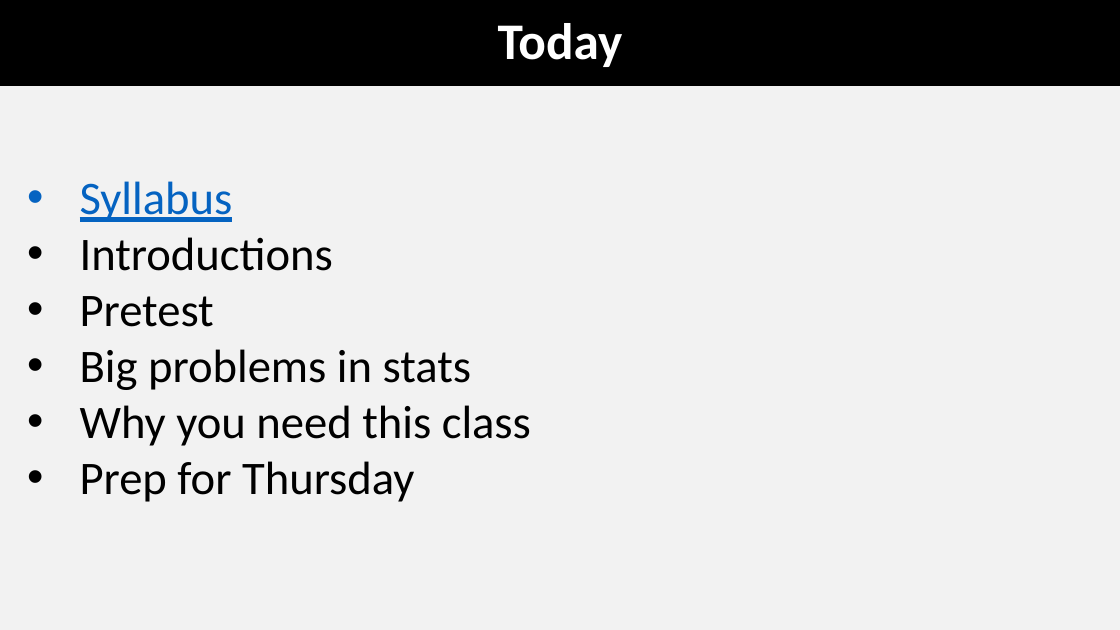
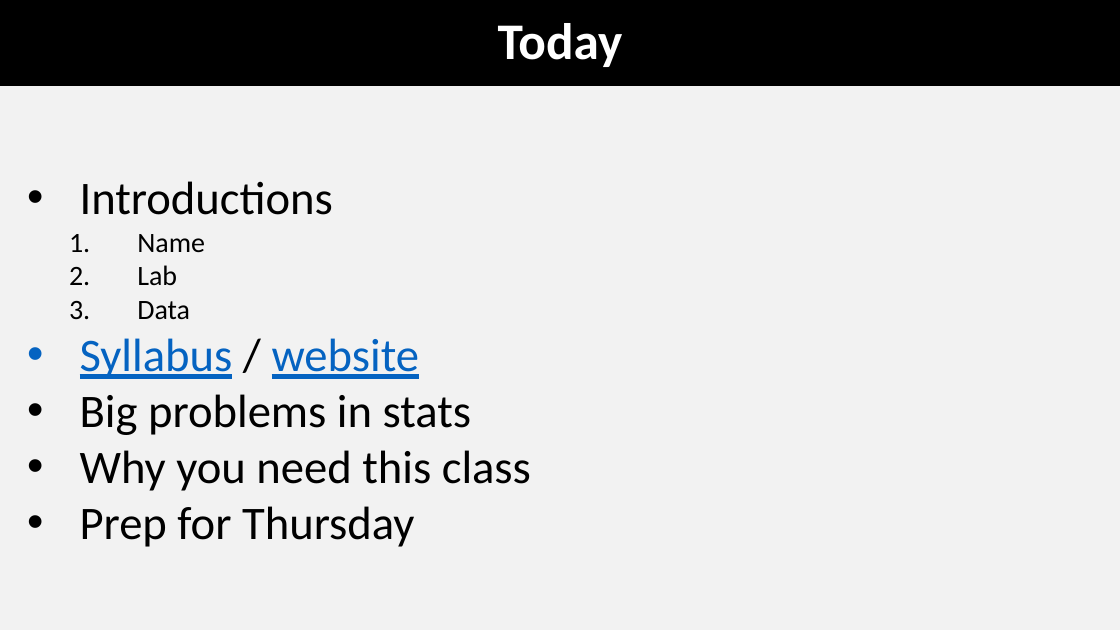
Before and after one commit to coleoguy/coleoguy.github.io, a slide deck: slide 2 of teaching/expdes/lec1.pptx. Drawn at 1120x630 pixels with LibreOffice and Linux fonts; fonts in the diff are those of the drawing. Boxes give left, top, right and bottom in pixels: in the first picture for what was removed or moved away, otherwise in the second. Text is boxed around its words. In the diff, an @@ line names an element or a change of style, - is before the commit and + after.

```diff
--- a/teaching/expdes/lec1.pptx
+++ b/teaching/expdes/lec1.pptx
@@ text at [80, 181, 233, 222]: paragraph removed @@
-• Syllabus
@@ text at [80, 234, 420, 379]: text changed; text colour #000000 to #0563C1 @@
-• Pretest
+  1. Name
+  2. Lab
+  3. Data
+• Syllabus / website
```
Also in this commit, not shown: 6 other slides changed, 21 other files.
